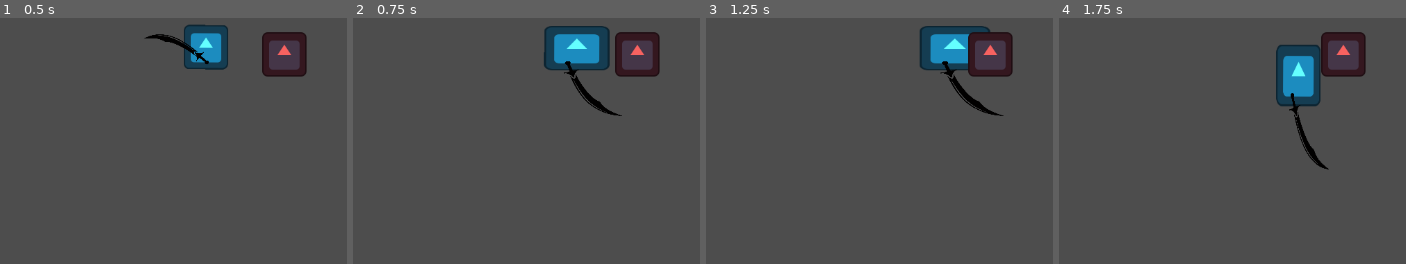
Above: before the commit, frames 1-4 (left to right).
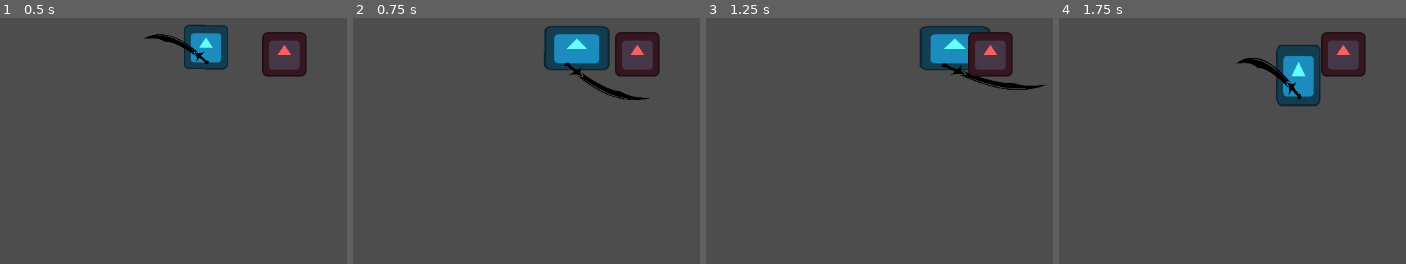
Above: after the commit, the same moments.

Repository: shafayatb/basic-2d-top-down-example
Game: Godot game, scene res://playground.tscn
The game is run twice, just before and just after one commit, with the same random seed, the same clock (stepped at 60 frames per second) and the same inputs. The project has no main scene, so this scene is started directly. The engine's default icon, where the game draws it, is replaced by a stand-in: a white triangle on a blue panel in a dark square.
Inputs (mouse positions are in pixels of both pictures, inside the frame that each line leads up to):
- Up to frame 1 (0.5 s): no input
- Up to frame 2 (0.75 s): tap Enter at 0.5 s; move the mouse to (outside the picture) at 0.52 s; press the mouse at (outside the picture) at 0.53 s; hold Right (ui_right) from 0.53 s (still down)
- Up to frame 3 (1.25 s): keep holding Right (ui_right)
- Up to frame 4 (1.75 s): move the mouse to (1298, 195) at 1.27 s; release Right (ui_right) at 1.28 s; release the mouse at (1298, 195) at 1.28 s; hold Down (ui_down) from 1.28 s (still down); click (1298, 195) at 1.35 s

Frame 1 is identical in both runs. In frame 2, 1.0% of the frame differs, in the area x 60-86%, y 17-40%; in frame 3, 1.1%, in the area x 67-98%, y 17-40%; in frame 4, 1.1%.
Error before the commit: Trying to assign value of type 'Node' to a variable of type 'CharacterBody2D'. (res://weapons/sword.gd:14)
Error after the commit: Trying to assign value of type 'Node' to a variable of type 'CharacterBody2D'. (res://weapons/sword.gd:16)

Commit message:
7e. Added state machine and animation tree for sword

Diff:
--- a/script_player/state_types.gd
+++ b/script_player/state_types.gd
@@ -5,5 +5,8 @@
 	IDLE,
 	MOVE,
 	DASH,
-	KNOCKBACK
+	KNOCKBACK,
+	#Sword States
+	SWORD_IDLE,
+	SWORD_ATTACK
 }
--- /dev/null
+++ b/weapons/states/sword_attack.gd
@@ -0,0 +1,28 @@
+extends State
+
+class_name SwordAttack
+
+const STATE_TYPE = StateTypes.State.SWORD_ATTACK
+
+@export var slash_time: float = 0.2
+@export var sword_return_time: float = 0.5
+
+var weapon: Node2D
+
+func enter():
+	weapon = state_machine.get_parent()
+	if not weapon.animation_tree.is_connected("animation_finished", on_animation_finished):
+		weapon.animation_tree.connect("animation_finished", on_animation_finished)
+	weapon.playback.travel("Slash")
+
+func exit():
+	if weapon.animation_tree.is_connected("animation_finished", on_animation_finished):
+		weapon.animation_tree.disconnect("animation_finished", on_animation_finished)
+
+func on_animation_finished(anim_name: StringName):
+	print(anim_name)
+	if anim_name == "slash":
+		weapon.playback.travel("SwordReturn")
+	elif anim_name == "sword_return":
+		print("changing to sword idle")
+		state_machine.change_state(StateTypes.State.SWORD_IDLE)
--- /dev/null
+++ b/weapons/states/sword_idle.gd
@@ -0,0 +1,17 @@
+extends State
+
+class_name SwordIdle
+
+const STATE_TYPE = StateTypes.State.SWORD_IDLE
+
+var weapon: Node2D
+
+func enter():
+	print("Sword Idle")
+	weapon = state_machine.get_parent()
+	weapon.playback.travel("Idle")
+
+func handle_input(event: InputEvent):
+	if Input.is_action_just_pressed("Attack"):
+		print("attacking")
+		state_machine.change_state(StateTypes.State.SWORD_ATTACK)
--- a/weapons/sword.gd
+++ b/weapons/sword.gd
@@ -1,10 +1,12 @@
 extends Node2D
 
 @onready var animation_player: AnimationPlayer = $AnimationPlayer
+@onready var animation_tree: AnimationTree = $AnimationTree
+@onready var playback: AnimationNodeStateMachinePlayback = \
+	animation_tree.get("parameters/playback")
 
 var can_slash: bool = true
-@export var slash_time: float = 0.2
-@export var sword_return_time: float = 0.5
+
 @export var weapon_damage: float = 1.0
 
 const sword_slash_preload = preload("res://attacks/sword_slash.tscn")
@@ -12,14 +14,14 @@
 
 func _ready() -> void:
 	player = get_tree().root.get_child(0)
-	print(get_tree().root.get_child(0))
-	animation_player.connect("animation_finished", on_animation_finished)
+	animation_tree.active = true
+	#animation_player.connect("animation_finished", on_animation_finished)
 
-func _input(event: InputEvent) -> void:
-	if event.is_action_pressed("Attack") and can_slash:
-		animation_player.speed_scale = animation_player.get_animation("slash").length / slash_time
-		animation_player.play("slash")
-		can_slash = false
+#func _input(event: InputEvent) -> void:
+	#if event.is_action_pressed("Attack") and can_slash:
+		#animation_player.speed_scale = animation_player.get_animation("slash").length / slash_time
+		#animation_player.play("slash")
+		#can_slash = false
 
 func spawn_slash():
 	var sword_slash = sword_slash_preload.instantiate()
@@ -28,13 +30,13 @@
 	if player.input_direction.x == -1:
 		sword_slash.scale = Vector2(1.0,-1.0)
 	sword_slash.global_position = player.global_position
-	sword_slash.get_node("AnimationPlayer").speed_scale = sword_slash.get_node("AnimationPlayer").get_animation("show_slash").length / slash_time
+	#sword_slash.get_node("AnimationPlayer").speed_scale = sword_slash.get_node("AnimationPlayer").get_animation("show_slash").length / slash_time
 	sword_slash.weapon_damage = weapon_damage
 	get_tree().root.add_child(sword_slash)
 
-func on_animation_finished(anim_name: StringName):
-	if anim_name == "slash":
-		animation_player.speed_scale = animation_player.get_animation("sword_return").length / sword_return_time
-		animation_player.play("sword_return")
-	else:
-		can_slash = true
+#func on_animation_finished(anim_name: StringName):
+	#if anim_name == "slash":
+		#animation_player.speed_scale = animation_player.get_animation("sword_return").length / sword_return_time
+		#animation_player.play("sword_return")
+	#else:
+		#can_slash = true
--- a/weapons/sword.tscn
+++ b/weapons/sword.tscn
@@ -1,7 +1,37 @@
-[gd_scene load_steps=7 format=3 uid="uid://cechlsw0a43lt"]
+[gd_scene load_steps=18 format=3 uid="uid://cechlsw0a43lt"]
 
 [ext_resource type="Texture2D" uid="uid://cbb7c22j8pybc" path="res://assets/schimter.png" id="1_iuva7"]
 [ext_resource type="Script" uid="uid://dlw7itprk41pp" path="res://weapons/sword.gd" id="1_oivwf"]
+[ext_resource type="Script" uid="uid://c862gema2tgoo" path="res://node_state_machine/state_machine.gd" id="3_5ogyc"]
+[ext_resource type="Script" uid="uid://bgc65lp8qhouh" path="res://weapons/states/sword_idle.gd" id="4_61ffb"]
+[ext_resource type="Script" uid="uid://caci7psd724x5" path="res://weapons/states/sword_attack.gd" id="4_m4avp"]
+
+[sub_resource type="Animation" id="Animation_oivwf"]
+length = 0.001
+tracks/0/type = "value"
+tracks/0/imported = false
+tracks/0/enabled = true
+tracks/0/path = NodePath("Schimter:rotation")
+tracks/0/interp = 1
+tracks/0/loop_wrap = true
+tracks/0/keys = {
+"times": PackedFloat32Array(0),
+"transitions": PackedFloat32Array(1),
+"update": 0,
+"values": [-3.4972274]
+}
+tracks/1/type = "value"
+tracks/1/imported = false
+tracks/1/enabled = true
+tracks/1/path = NodePath("Schimter:scale")
+tracks/1/interp = 1
+tracks/1/loop_wrap = true
+tracks/1/keys = {
+"times": PackedFloat32Array(0),
+"transitions": PackedFloat32Array(1),
+"update": 0,
+"values": [Vector2(-0.3, 0.3)]
+}
 
 [sub_resource type="Animation" id="Animation_iuva7"]
 resource_name = "slash"
@@ -46,33 +76,6 @@
 }]
 }
 
-[sub_resource type="Animation" id="Animation_oivwf"]
-length = 0.001
-tracks/0/type = "value"
-tracks/0/imported = false
-tracks/0/enabled = true
-tracks/0/path = NodePath("Schimter:rotation")
-tracks/0/interp = 1
-tracks/0/loop_wrap = true
-tracks/0/keys = {
-"times": PackedFloat32Array(0),
-"transitions": PackedFloat32Array(1),
-"update": 0,
-"values": [-3.4972274]
-}
-tracks/1/type = "value"
-tracks/1/imported = false
-tracks/1/enabled = true
-tracks/1/path = NodePath("Schimter:scale")
-tracks/1/interp = 1
-tracks/1/loop_wrap = true
-tracks/1/keys = {
-"times": PackedFloat32Array(0),
-"transitions": PackedFloat32Array(1),
-"update": 0,
-"values": [Vector2(-0.3, 0.3)]
-}
-
 [sub_resource type="Animation" id="Animation_nisn2"]
 resource_name = "sword_return"
 length = 0.65
@@ -109,6 +112,33 @@
 &"sword_return": SubResource("Animation_nisn2")
 }
 
+[sub_resource type="AnimationNodeAnimation" id="AnimationNodeAnimation_oivwf"]
+animation = &"RESET"
+
+[sub_resource type="AnimationNodeAnimation" id="AnimationNodeAnimation_nisn2"]
+animation = &"slash"
+
+[sub_resource type="AnimationNodeAnimation" id="AnimationNodeAnimation_5ogyc"]
+animation = &"sword_return"
+
+[sub_resource type="AnimationNodeStateMachineTransition" id="AnimationNodeStateMachineTransition_m4avp"]
+advance_mode = 2
+
+[sub_resource type="AnimationNodeStateMachineTransition" id="AnimationNodeStateMachineTransition_61ffb"]
+
+[sub_resource type="AnimationNodeStateMachineTransition" id="AnimationNodeStateMachineTransition_8ssqk"]
+
+[sub_resource type="AnimationNodeStateMachineTransition" id="AnimationNodeStateMachineTransition_ieqn5"]
+
+[sub_resource type="AnimationNodeStateMachine" id="AnimationNodeStateMachine_nx8aw"]
+states/Idle/node = SubResource("AnimationNodeAnimation_oivwf")
+states/Idle/position = Vector2(351, 59)
+states/Slash/node = SubResource("AnimationNodeAnimation_nisn2")
+states/Slash/position = Vector2(449, 181)
+states/SwordReturn/node = SubResource("AnimationNodeAnimation_5ogyc")
+states/SwordReturn/position = Vector2(624, 72)
+transitions = ["Start", "Idle", SubResource("AnimationNodeStateMachineTransition_m4avp"), "Idle", "Slash", SubResource("AnimationNodeStateMachineTransition_61ffb"), "Slash", "SwordReturn", SubResource("AnimationNodeStateMachineTransition_8ssqk"), "SwordReturn", "Idle", SubResource("AnimationNodeStateMachineTransition_ieqn5")]
+
 [node name="Sword" type="Node2D"]
 script = ExtResource("1_oivwf")
 
@@ -124,3 +154,20 @@
 libraries = {
 &"": SubResource("AnimationLibrary_5ogyc")
 }
+
+[node name="AnimationTree" type="AnimationTree" parent="."]
+tree_root = SubResource("AnimationNodeStateMachine_nx8aw")
+anim_player = NodePath("../AnimationPlayer")
+
+[node name="StateMachine" type="Node" parent="." node_paths=PackedStringArray("initial_state")]
+script = ExtResource("3_5ogyc")
+initial_state = NodePath("SwordIdle")
+metadata/_custom_type_script = "uid://c862gema2tgoo"
+
+[node name="SwordIdle" type="Node" parent="StateMachine"]
+script = ExtResource("4_61ffb")
+metadata/_custom_type_script = "uid://bgc65lp8qhouh"
+
+[node name="SwordAttack" type="Node" parent="StateMachine"]
+script = ExtResource("4_m4avp")
+metadata/_custom_type_script = "uid://caci7psd724x5"
Not shown, added: weapons/states/sword_attack.gd.uid
Not shown, added: weapons/states/sword_idle.gd.uid
